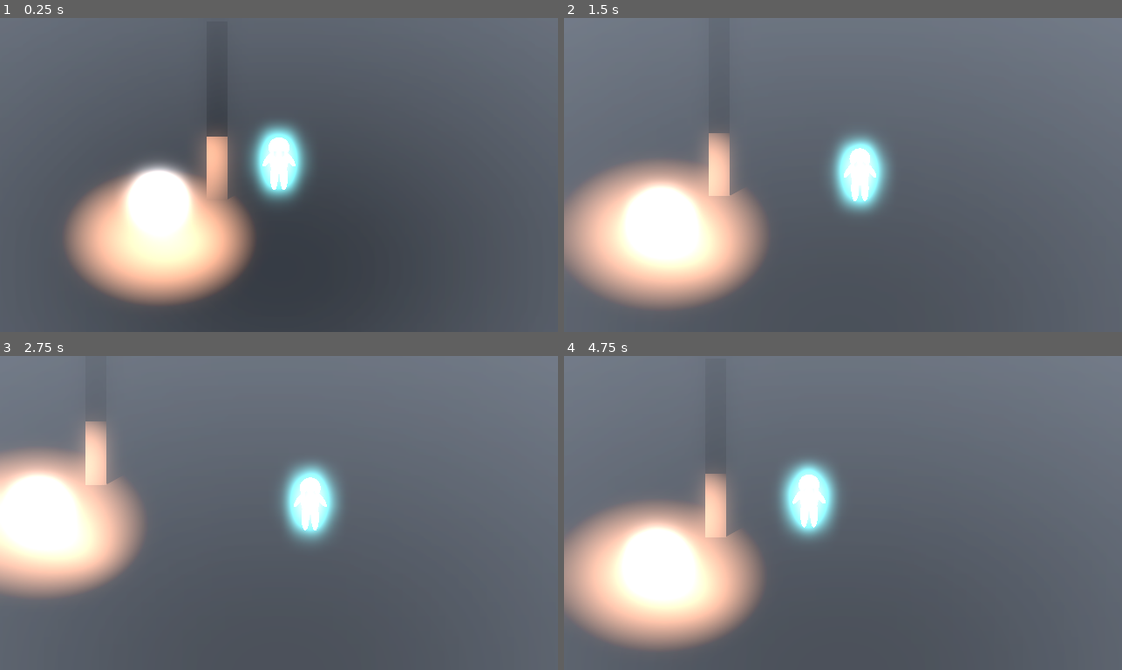
Above: before the commit, frames 1-4 (two rows, left to right).
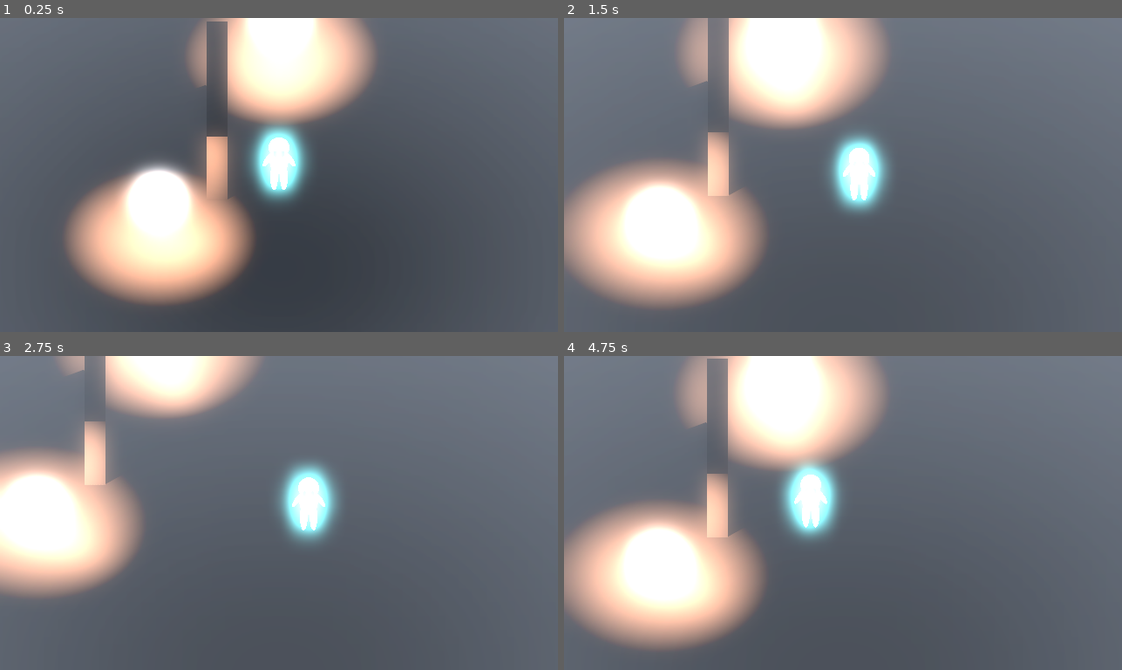
Above: after the commit, the same moments.

Repository: Boyquotes/TheGhost
Game: Godot game, scene res://base_level.tscn
The game is run twice, just before and just after one commit, with the same random seed, the same clock (stepped at 60 frames per second) and the same inputs.
Inputs:
- Up to frame 1 (0.25 s): no input
- Up to frame 2 (1.5 s): hold Right (ui_right) 0.53-1.28 s; hold Down (ui_down) from 1.28 s (still down)
- Up to frame 3 (2.75 s): release Down (ui_down) at 2.03 s; hold Right (ui_right) from 2.03 s (still down)
- Up to frame 4 (4.75 s): release Right (ui_right) at 2.78 s; hold Up (ui_up) 2.78-3.53 s; hold Left (ui_left) from 3.53 s (still down)

The runs differ from the first frame. In frame 1, 9.2% of the frame differs, in the area x 33-68%, y 0-35%; in frame 2, 11%; in frame 3, 5.2%; in frame 4, 11%, in the area x 20-58%, y 0-58%.
Error in both runs: Invalid assignment on read-only value (on base: 'Dictionary'). (res://scripts/StateMachine.gd:43)

Commit message:
2022/10/03 10:48

Diff:
--- /dev/null
+++ b/ball.gd
@@ -0,0 +1,5 @@
+extends RigidBody3D
+
+
+func _physics_process(delta):
+	pass
--- a/ball.tscn
+++ b/ball.tscn
@@ -1,28 +1,31 @@
-[gd_scene load_steps=5 format=3 uid="uid://b4cp2m0cgfsog"]
+[gd_scene load_steps=6 format=3 uid="uid://b4cp2m0cgfsog"]
 
-[sub_resource type="PhysicsMaterial" id="PhysicsMaterial_3pmlm"]
-absorbent = true
+[ext_resource type="Script" path="res://ball.gd" id="1_a5ufp"]
+
+[sub_resource type="PhysicsMaterial" id="PhysicsMaterial_hmq2j"]
 
 [sub_resource type="SphereShape3D" id="SphereShape3D_nimvk"]
-custom_solver_bias = 0.527
 
 [sub_resource type="StandardMaterial3D" id="StandardMaterial3D_i6ptm"]
 metallic = 1.0
 emission_enabled = true
 emission = Color(1, 1, 1, 1)
-emission_energy_multiplier = 10.0
+emission_energy_multiplier = 20.0
 refraction_enabled = true
 
 [sub_resource type="SphereMesh" id="SphereMesh_7qi5d"]
 material = SubResource("StandardMaterial3D_i6ptm")
 
-[node name="Ball" type="RigidBody3D"]
-mass = 54.11
-physics_material_override = SubResource("PhysicsMaterial_3pmlm")
+[node name="Ball" type="RigidBody3D" groups=["Moveable"]]
+mass = 10.0
+physics_material_override = SubResource("PhysicsMaterial_hmq2j")
 continuous_cd = true
 max_contacts_reported = 10
 contact_monitor = true
 can_sleep = false
+angular_damp_mode = 1
+angular_damp = 1.568
+script = ExtResource("1_a5ufp")
 
 [node name="CollisionShape3d" type="CollisionShape3D" parent="."]
 transform = Transform3D(2, 0, 0, 0, 2, 0, 0, 0, 2, 0, 0, 0)
--- a/base_level.tscn
+++ b/base_level.tscn
@@ -1,9 +1,7 @@
-[gd_scene load_steps=4 format=3 uid="uid://c7r35r3jw3cto"]
+[gd_scene load_steps=3 format=3 uid="uid://c7r35r3jw3cto"]
 
 [ext_resource type="PackedScene" uid="uid://caeqskuyhl3ey" path="res://player.tscn" id="1_v4kr2"]
 [ext_resource type="PackedScene" uid="uid://b4cp2m0cgfsog" path="res://ball.tscn" id="2_od1rw"]
-
-[sub_resource type="BoxShape3D" id="BoxShape3D_oetyr"]
 
 [node name="Base Level" type="Node3D"]
 
@@ -13,24 +11,13 @@
 [node name="Ball2" parent="." instance=ExtResource("2_od1rw")]
 transform = Transform3D(1, 0, 0, 0, 1, 0, 0, 0, 1, -5.72214, 3.10564, 3.27355)
 
-[node name="wall" type="StaticBody3D" parent="."]
-transform = Transform3D(-4.37114e-08, 0, -1, 0, 1, 0, 1, 0, -4.37114e-08, -2.97153, 1.78277, -3.19433)
+[node name="Ball3" parent="." instance=ExtResource("2_od1rw")]
+transform = Transform3D(1, 0, 0, 0, 1, 0, 0, 0, 1, 0.109611, 3.10564, -8.99271)
 
-[node name="CsgBox3d" type="CSGBox3D" parent="wall"]
-transform = Transform3D(7.79252, 0, 0, 0, 5.21432, 0, 0, 0, 1, 0, 0, 0)
+[node name="CsgBox3d" type="CSGBox3D" parent="."]
+transform = Transform3D(-3.40622e-07, 0, -1, 0, 5.21432, 0, 7.79252, 0, -4.37114e-08, -2.97153, 1.78277, -3.19433)
 use_collision = true
 
-[node name="CollisionShape3d2" type="CollisionShape3D" parent="wall"]
-transform = Transform3D(7.79252, 0, 0, 0, 5.21432, 0, 0, 0, 1, 0, 0, 0)
-shape = SubResource("BoxShape3D_oetyr")
-
-[node name="floor" type="StaticBody3D" parent="."]
-transform = Transform3D(0.617656, 12.5767, -5.62775e-09, 2.76673e-07, 7.7515e-14, 1.31937, 6.29934, -1.23315, -5.73962e-08, -1.01129, -0.535035, -0.100804)
-
-[node name="CsgBox3d" type="CSGBox3D" parent="floor"]
-transform = Transform3D(8, 0, 0, 0, 8, 0, 0, 0, 1, 0, 0, 0)
+[node name="CsgBox3d2" type="CSGBox3D" parent="."]
+transform = Transform3D(4.94125, 100.614, -5.62775e-09, 2.21338e-06, 6.2012e-13, 1.31937, 50.3947, -9.8652, -5.73962e-08, -1.01129, -0.535035, -0.100804)
 use_collision = true
-
-[node name="CollisionShape3d2" type="CollisionShape3D" parent="floor"]
-transform = Transform3D(7.79252, 0, 0, 0, 5.21432, 0, 0, 0, 1, 0, 0, 0)
-shape = SubResource("BoxShape3D_oetyr")
--- a/player.tscn
+++ b/player.tscn
@@ -11,6 +11,28 @@
 [sub_resource type="CapsuleShape3D" id="CapsuleShape3D_xqxvw"]
 margin = 0.02
 height = 3.0
+
+[sub_resource type="PhysicsMaterial" id="PhysicsMaterial_55mml"]
+rough = true
+
+[sub_resource type="GDScript" id="GDScript_vguam"]
+script/source = "extends RigidBody3D
+
+signal player_body_pos (position, delta)
+
+func _physics_process(delta):
+	emit_signal(\"player_body_pos\", global_position, delta)
+
+func remove_not_moveable(obj : Node3D):
+	return obj.is_in_group(\"Moveable\")
+
+
+func _on_player_motion_direction(direction):
+	var moveable_objects : Array[RigidBody3D] = get_colliding_bodies().filter(remove_not_moveable)
+	if moveable_objects:
+		for object in moveable_objects:
+			object.apply_central_impulse(direction)
+"
 
 [sub_resource type="CapsuleShape3D" id="CapsuleShape3D_ra0m0"]
 height = 3.2
@@ -52,11 +74,13 @@
 axis_lock_angular_x = true
 axis_lock_angular_y = true
 axis_lock_angular_z = true
-mass = 100.0
+mass = 300.0
+physics_material_override = SubResource("PhysicsMaterial_55mml")
 continuous_cd = true
 max_contacts_reported = 289
 contact_monitor = true
 lock_rotation = true
+script = SubResource("GDScript_vguam")
 
 [node name="CollisionShape3d" type="CollisionShape3D" parent="Player/PhysicalBody"]
 transform = Transform3D(1, 0, 0, 0, 1, 0, 0, 0, 1, 0, 0.627064, 0)
@@ -101,3 +125,6 @@
 transform = Transform3D(0.370921, 0, 0, 0, 1.75549, 0, 0, 0, 0.369209, 0.235272, -0.117, 0)
 mesh = SubResource("SphereMesh_05a3w")
 skeleton = NodePath("")
+
+[connection signal="motion_direction" from="Player" to="Player/PhysicalBody" method="_on_player_motion_direction"]
+[connection signal="player_body_pos" from="Player/PhysicalBody" to="CameraNode" method="_on_physical_body_player_body_pos"]
--- a/scripts/CameraNode.gd
+++ b/scripts/CameraNode.gd
@@ -1,16 +1,12 @@
 extends Node3D
 
-@onready var test = get_node("../Player")
-@onready var player = get_node("../Player/PhysicalBody")
 var CORRECTION_SPEED = 3
 var OFFSET = Vector3(0, 10, 10)
 var targetPosition
 
-func _physics_process(delta):
-	camera_corretion(delta)
 
-func camera_corretion(delta):
-	targetPosition = player.global_position + OFFSET
+func _on_physical_body_player_body_pos(position, delta):
+	targetPosition = position + OFFSET
 	global_position = lerp(
 		global_position,
 		targetPosition,
--- a/scripts/Player.gd
+++ b/scripts/Player.gd
@@ -2,6 +2,8 @@
 
 var speed = 5
 var motion = Vector3()
+
+signal motion_direction (direction : Vector3)
 
 func _apply_movement():
 	_handle_move_input()
@@ -22,3 +24,4 @@
 		motion.z += 1
 
 	motion = motion.normalized()
+	emit_signal("motion_direction", motion)
--- /dev/null
+++ b/scripts/PlayerBody.gd
@@ -0,0 +1,11 @@
+extends RigidBody3D
+
+
+# Called when the node enters the scene tree for the first time.
+func _ready():
+	pass # Replace with function body.
+
+
+# Called every frame. 'delta' is the elapsed time since the previous frame.
+func _process(delta):
+	pass
Not shown: 1 places in player.tscn that only renumber resources
